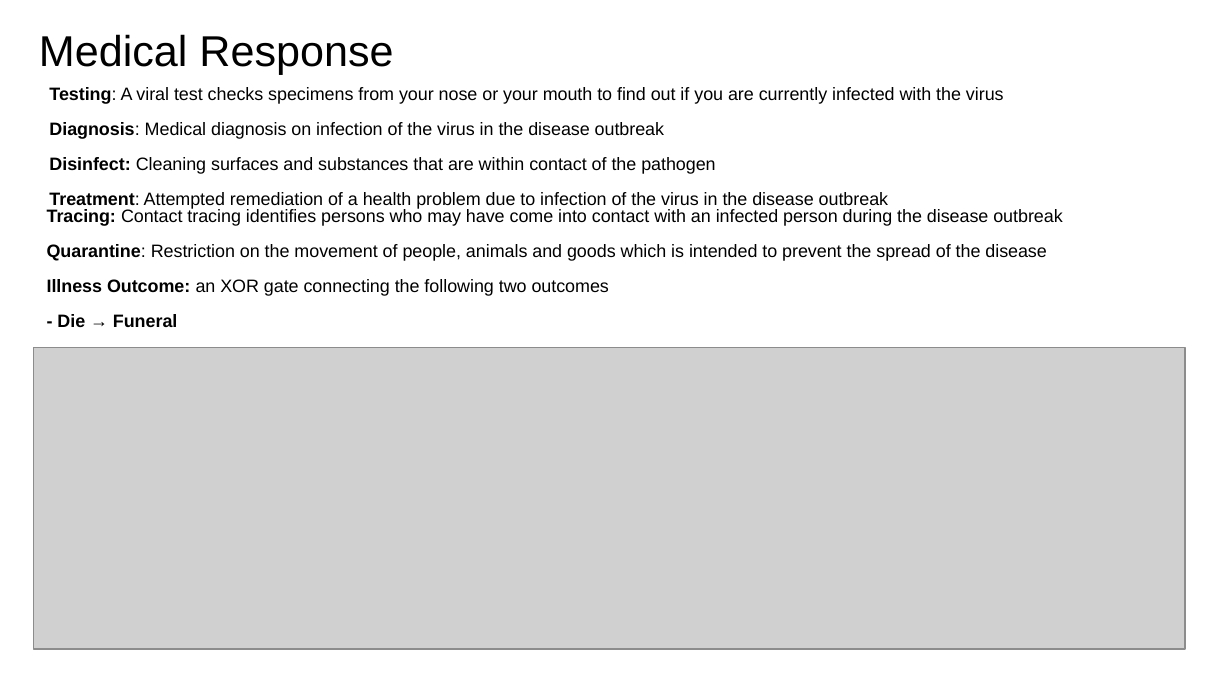
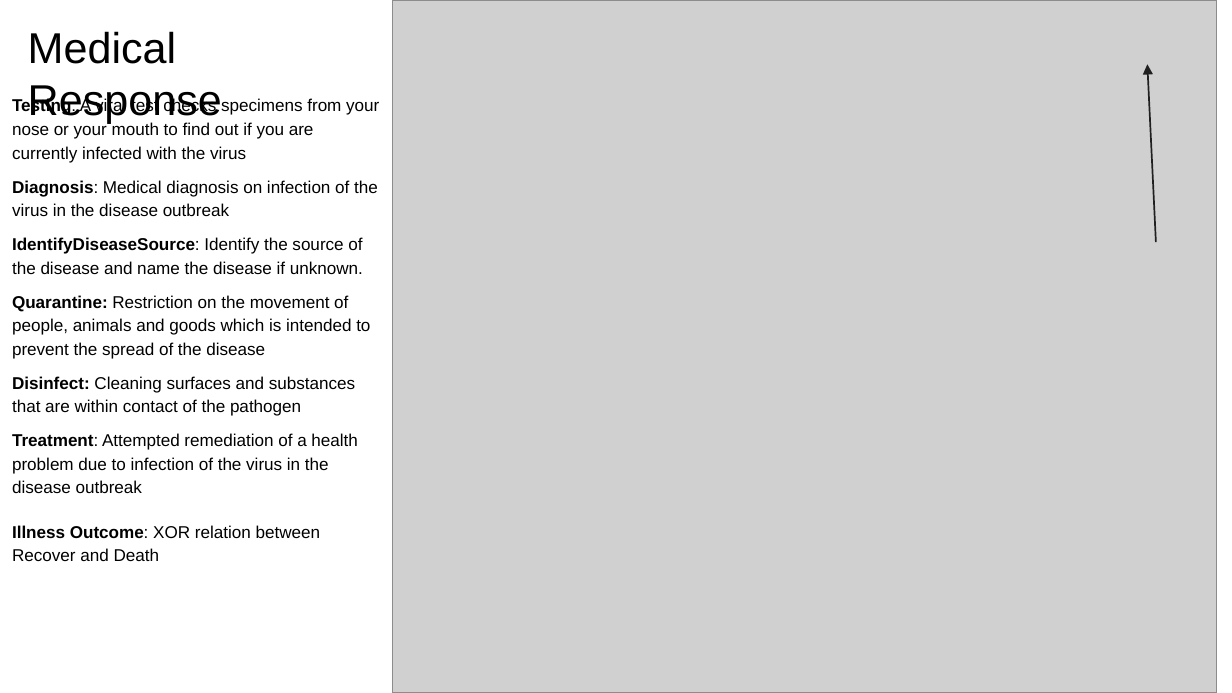
Before and after one commit to RESIN-KAIROS/schemalib, a slide deck: slide 6 of hrf/disease_outbreak.pptx. Drawn at 1232x693 pixels with LibreOffice and Linux fonts; fonts in the diff are those of the drawing; grey boxes stand for pictures. Boxes give left, top, right and bottom in pixels: in the first picture for what was removed or moved away, otherwise in the second. Text is boxed around its words. In the diff, an @@ line names an element or a change of style, - is before the commit and + after.

Commit message:
[disease outbreak] remove extra medical response

```diff
--- a/hrf/disease_outbreak.pptx
+++ b/hrf/disease_outbreak.pptx
@@ title "Medical Response" rewrapped from (x1=39, y1=34, x2=393, y2=75) to (x1=28, y1=31, x2=222, y2=124) @@
@@ picture added at (x1=393, y1=0, x2=1217, y2=692) @@
@@ text "Testing: A viral test checks ..." moved from (x1=49, y1=87, x2=1004, y2=210) to (x1=12, y1=97, x2=379, y2=561) @@
@@ arrow added from (1156, 243) to (1147, 64), #202020 1 pt @@
@@ text at (x1=12, y1=97, x2=379, y2=493): size 10.5 to 10 pt in "Testing: A viral test checks specimens from ...", "Diagnosis: Medical diagnosis on infection of the ...", "Disinfect: Cleaning surfaces and substances that are ...", "Treatment: Attempted remediation of a health problem ..." @@
@@ text removed at (x1=47, y1=208, x2=1062, y2=366) @@
-Tracing: Contact tracing identifies persons who may have come into contact with an infected person during the disease outbreak
-Quarantine: Restriction on the movement of people, animals and goods which is intended to prevent the spread of the disease
-Illness Outcome: an XOR gate connecting the following two outcomes
-- Die → Funeral
-- Recover
@@ text at (x1=12, y1=237, x2=370, y2=359): paragraphs added @@
+IdentifyDiseaseSource: Identify the source of the disease and name the disease if unknown.
+Quarantine: Restriction on the movement of people, animals and goods which is intended to prevent the spread of the disease
@@ picture removed at (x1=33, y1=347, x2=1185, y2=649) @@
@@ text at (x1=12, y1=525, x2=321, y2=561): paragraph added @@
+Illness Outcome: XOR relation between Recover and Death
```
Also in this commit, not shown: 2 other slides changed, 1 slide added, 2 slides removed, 3 other files.
